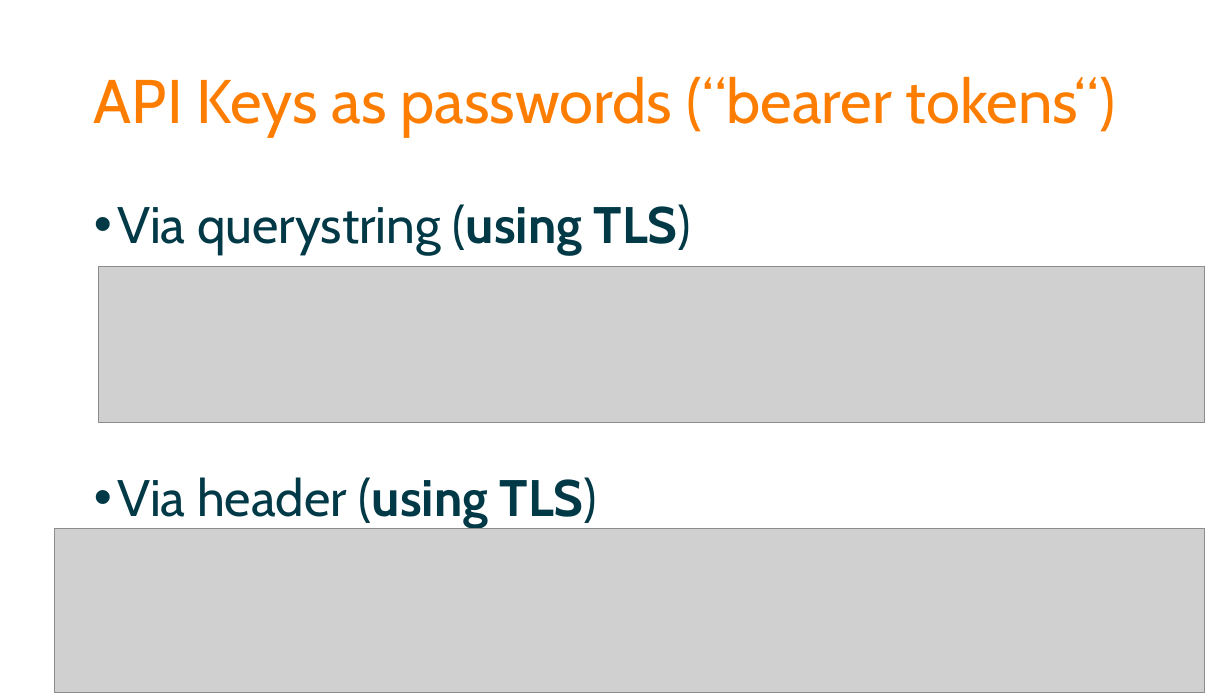
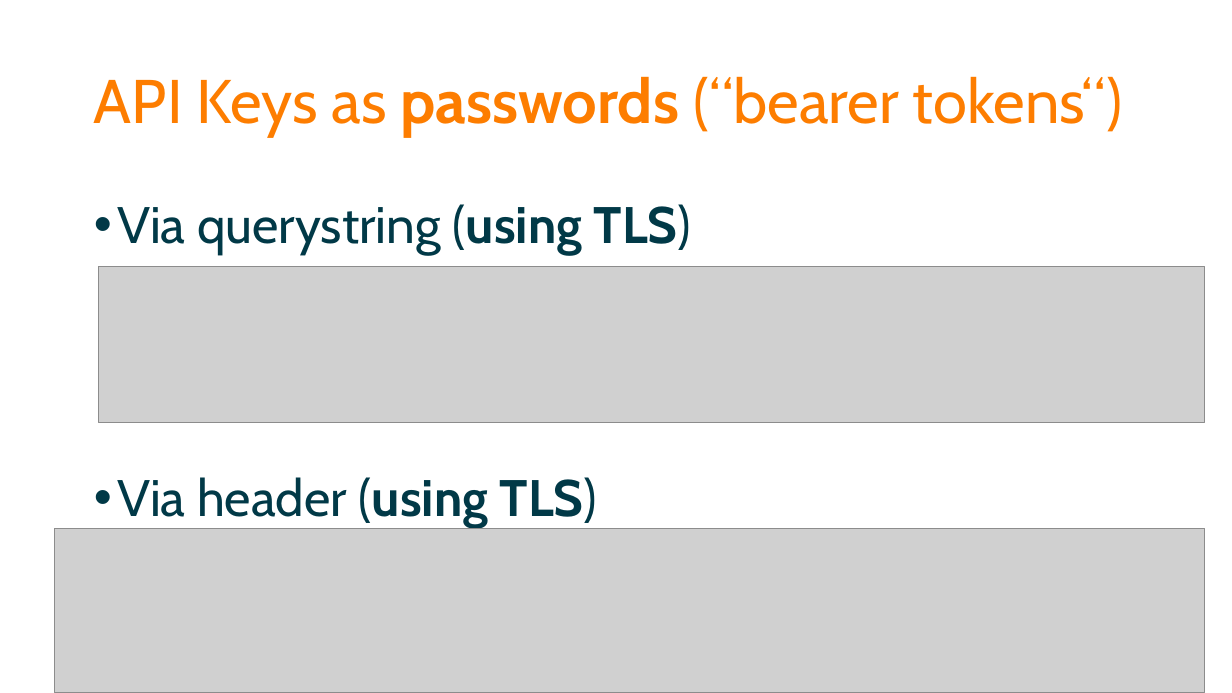
Before and after one commit to spetryjohnson/Securing-Your-API-Endpoints, a slide deck: slide 21 of Securing Your API Endpoints.pptx. Drawn at 1232x693 pixels with LibreOffice and Linux fonts; fonts in the diff are those of the drawing; grey boxes stand for pictures. Boxes give left, top, right and bottom in pixels: in the first picture for what was removed or moved away, otherwise in the second. Text is boxed around its words. In the diff, an @@ line names an element or a change of style, - is before the commit and + after.

```diff
--- a/Securing Your API Endpoints.pptx
+++ b/Securing Your API Endpoints.pptx
@@ title "API Keys as passwords (“bearer ..." at bbox=[94, 76, 1122, 137]: bold on in "passwords" @@
```
Also in this commit, not shown: 1 other slide changed, 1 slide added, 1 other file.
